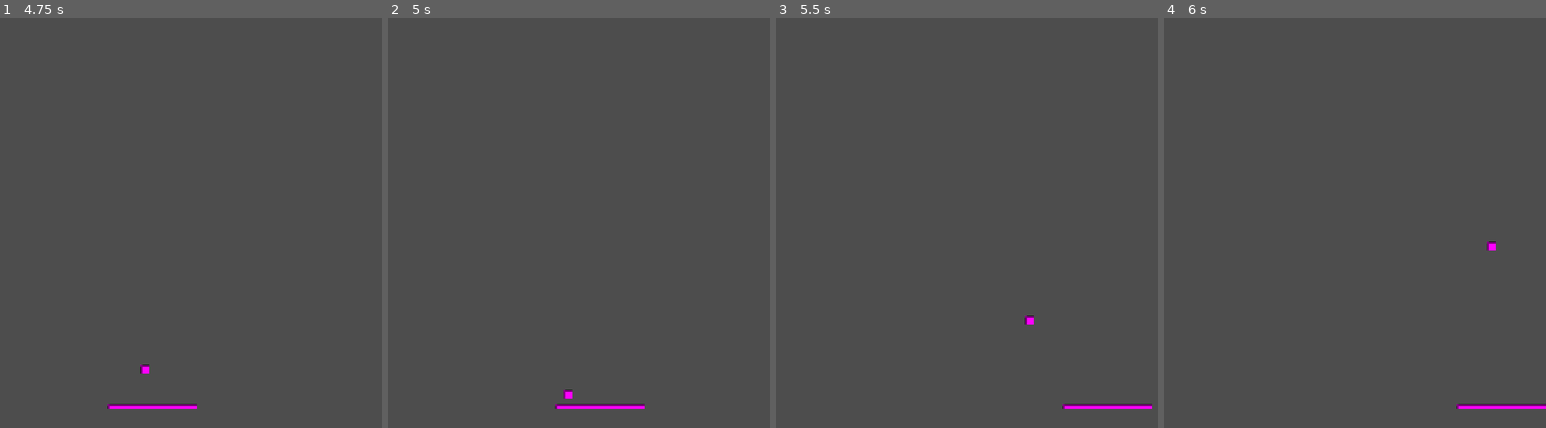
Above: before the commit, frames 1-4 (left to right).
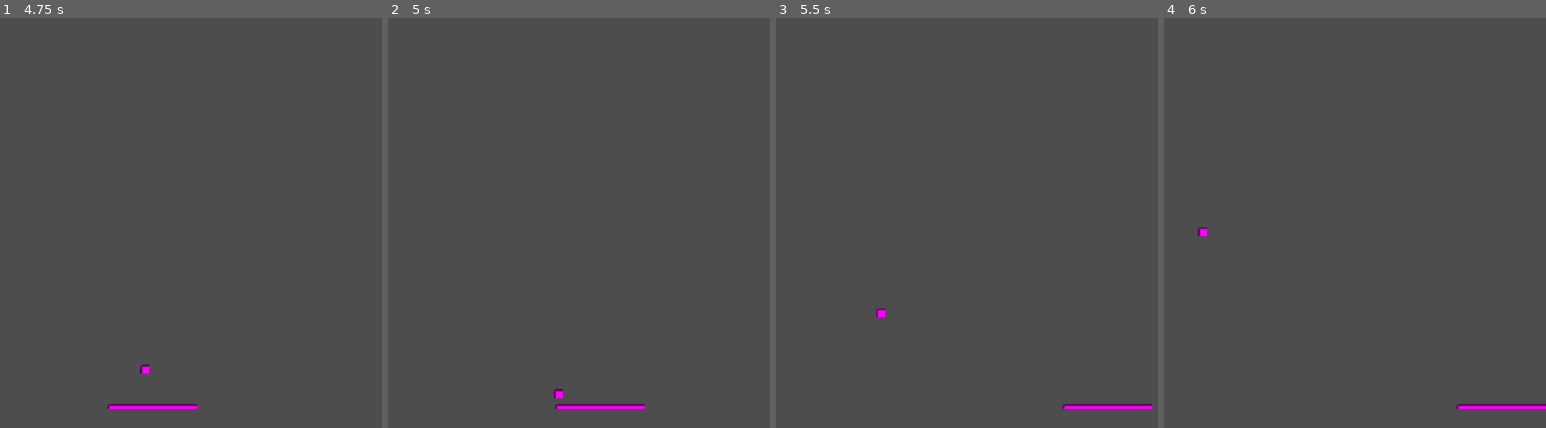
Above: after the commit, the same moments.

Repository: ClementH-dev/Breakout
Game: Godot game, scene res://scenes/main.tscn
The game is run twice, just before and just after one commit, with the same random seed, the same clock (stepped at 60 frames per second) and the same inputs.
Inputs:
- Up to frame 1 (4.75 s): tap Enter at 0.5 s; hold Right (move_right) 0.53-2.03 s; hold Left (move_left) 2.03-4.28 s; hold Right (move_right) from 4.28 s (still down)
- Up to frame 2 (5 s): keep holding Right (move_right)
- Up to frame 3 (5.5 s): keep holding Right (move_right)
- Up to frame 4 (6 s): keep holding Right (move_right)

Frame 1 is identical in both runs. In frame 2, 0.1% of the frame differs, in the area x 43-49%, y 90-93%; in frame 3, 0.1%; in frame 4, 0.1%.

Commit message:
Gestion du rebond de la balle sur la raquette

Diff:
--- a/scenes/paddle.tscn
+++ b/scenes/paddle.tscn
@@ -8,7 +8,7 @@
 [sub_resource type="RectangleShape2D" id="RectangleShape2D_q70ct"]
 size = Vector2(150, 8)
 
-[node name="Paddle" type="CharacterBody2D" unique_id=860536516]
+[node name="Paddle" type="CharacterBody2D" unique_id=860536516 groups=["paddle"]]
 script = ExtResource("1_3xiby")
 metadata/_edit_group_ = true
 
--- a/scripts/ball.gd
+++ b/scripts/ball.gd
@@ -2,11 +2,22 @@
 
 
 const SPEED := 350.0
+const MAX_BOUNCE_ANGLE := deg_to_rad(60.0) # Degré max de rebond
 
 func _physics_process(delta: float) -> void:
 	var collision := move_and_collide(velocity * delta)
 	if collision:
-		velocity = velocity.bounce(collision.get_normal())
+		var collider := collision.get_collider()
+		if collider.is_in_group("paddle"):
+			_bounce_on_paddle(collider)
+		else:
+			velocity = velocity.bounce(collision.get_normal())
+
+func _bounce_on_paddle(paddle: Node2D) -> void:
+	var half_width := 75 # Moitié de la taille de la raquête
+	var offset := clampf((global_position.x - paddle.global_position.x) / half_width, -1.0, 1.0)
+	var angle := offset * MAX_BOUNCE_ANGLE
+	velocity = Vector2(sin(angle), -cos(angle)) * SPEED
 
 func init(pos: Vector2) -> void:
 	position = pos
Not shown, changed: docs/SPEC.md
